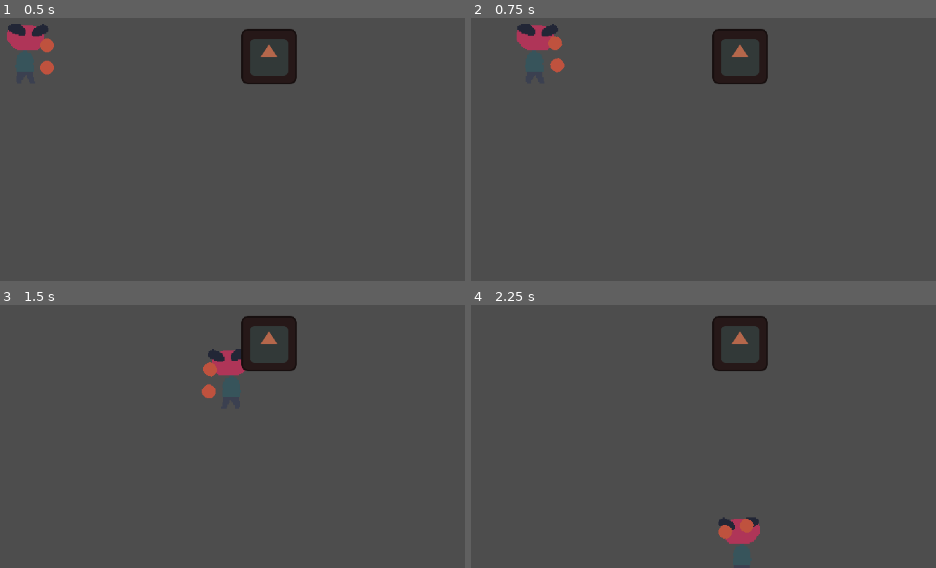
Above: before the commit, frames 1-4 (two rows, left to right).
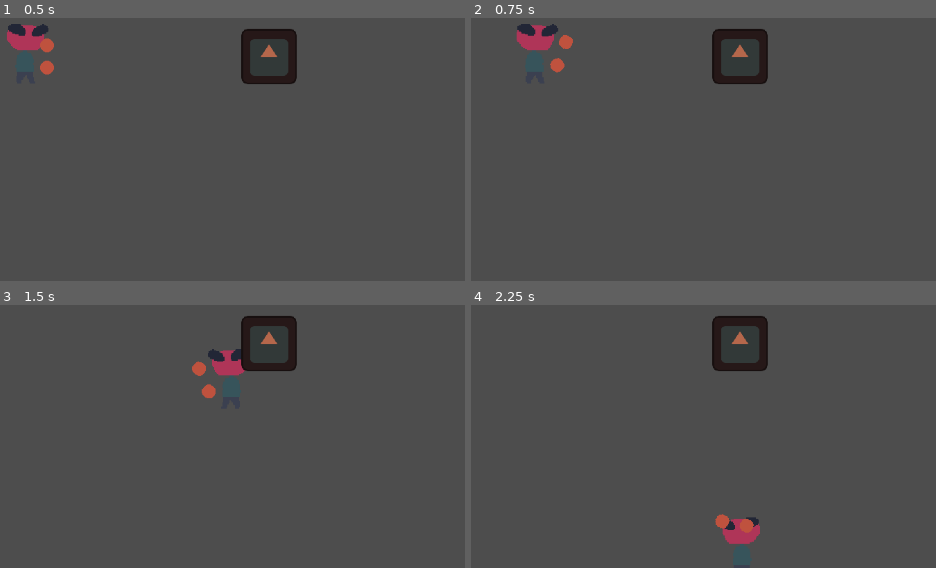
Above: after the commit, the same moments.

Repository: artemvandalovski/Salty-John
Game: Godot game, scene res://levels/Office.tscn
The game is run twice, just before and just after one commit, with the same random seed, the same clock (stepped at 60 frames per second) and the same inputs. The engine's default icon, where the game draws it, is replaced by a stand-in: a white triangle on a blue panel in a dark square.
Inputs (mouse positions are in pixels of both pictures, inside the frame that each line leads up to):
- Up to frame 1 (0.5 s): no input
- Up to frame 2 (0.75 s): tap Enter at 0.5 s; move the mouse to (750, 33) at 0.52 s; hold D (right) from 0.53 s (still down); click (750, 33) at 0.6 s
- Up to frame 3 (1.5 s): move the mouse to (outside the picture) at 1.27 s; release D (right) at 1.28 s; hold S (down) from 1.28 s (still down); right-click (outside the picture) at 1.35 s
- Up to frame 4 (2.25 s): move the mouse to (outside the picture) at 2.02 s; release S (down) at 2.03 s; hold D (right) from 2.03 s (still down); click (outside the picture) at 2.1 s

Frame 1 is identical in both runs. In frame 2, 0.2% of the frame differs, in the area x 16-22%, y 6-13%; in frame 3, 0.2%; in frame 4, 0.2%, in the area x 52-57%, y 79-89%.
Error before the commit: Parse Error: Identifier "collision" not declared in the current scope. (res://player/fists/Fists.gd:46)

Commit message:
enemy hit knockback

Diff:
--- a/common/damage/Hurtbox.gd
+++ b/common/damage/Hurtbox.gd
@@ -17,3 +17,8 @@
 
 	if owner.has_method("take_damage"):
 		owner.take_damage(hitbox.damage)
+
+	if owner.has_method("take_knockback"):
+		if hitbox.owner.has_method("get_knockback"):
+			var kb = hitbox.owner.get_knockback()
+			owner.take_knockback(kb)
--- a/common/weapons/Weapon.gd
+++ b/common/weapons/Weapon.gd
@@ -1,6 +1,10 @@
 class_name Weapon
 extends Node2D
 
+@export var breakable = false
+@export var pickable = false
 @export var durability = 1
 
-@onready var pickup_area = $PickupArea2D
+@onready var pickup_area = $PickupArea
+
+var holder
--- a/common/weapons/Weapon.tscn
+++ b/common/weapons/Weapon.tscn
@@ -7,7 +7,7 @@
 [node name="Weapon" type="Node2D"]
 script = ExtResource("1_y8q0l")
 
-[node name="PickupArea2D" type="Area2D" parent="."]
+[node name="PickupArea" type="Area2D" parent="."]
 
-[node name="CollisionShape2D" type="CollisionShape2D" parent="PickupArea2D"]
+[node name="CollisionShape2D" type="CollisionShape2D" parent="PickupArea"]
 shape = SubResource("CircleShape2D_kn7qb")
--- a/enemies/Enemy.gd
+++ b/enemies/Enemy.gd
@@ -1,8 +1,24 @@
 class_name Enemy
 extends CharacterBody2D
 
+const FRICTION = 0.8
+
 @export var health := 3
+@export var mass := 1
 
 
+func _physics_process(delta):
+	handle_movement()
+
+
+func handle_movement():
+	velocity *= FRICTION
+	move_and_slide()
+
 func take_damage(dmg: int):
-	print("Damage ", dmg)
+	health -= dmg
+	if health <= 0:
+		pass
+
+func take_knockback(kb: Vector2):
+	velocity += kb / mass
--- a/player/John.gd
+++ b/player/John.gd
@@ -10,10 +10,6 @@
 
 func _ready():
 	Global.player = self
-
-
-func _process(delta):
-	pass
 
 
 func _physics_process(delta):
--- a/player/WeaponContainer.gd
+++ b/player/WeaponContainer.gd
@@ -17,6 +17,7 @@
 	look_at(get_global_mouse_position())
 
 
-func set_weapon(weapon: Node2D):
+func set_weapon(weapon: Weapon):
 	hand.add_child(weapon)
+	weapon.holder = owner
 	current_weapon = weapon
--- a/player/fists/Fists.gd
+++ b/player/fists/Fists.gd
@@ -1,4 +1,4 @@
-extends Node2D
+extends Weapon
 
 const PUNCH_DEPTH = 16.0 # how far the fists will go for a punch
 const CHARGE_DEPTH = 8.0 # how far the fists will go back while charging
@@ -43,6 +43,7 @@
 	return max(charge - CHARGE_RATE * delta, MAX_CHARGE)
 
 func punch(fist: Area2D, charge: float):
+	var collision: CollisionShape2D = fist.find_child("CollisionShape2D")
 	if collision == null: return
 	collision.disabled = false
 
@@ -52,3 +53,9 @@
 
 	await punch_tween.finished
 	collision.disabled = true
+
+func get_knockback() -> Vector2:
+	var dir = Vector2(cos(global_rotation), sin(global_rotation))
+	return holder.velocity\
+		+ (dir * max(400*l_charge,200))\
+		+ (dir * max(400*r_charge,200))
--- a/player/fists/Fists.tscn
+++ b/player/fists/Fists.tscn
@@ -1,34 +1,35 @@
-[gd_scene load_steps=6 format=3 uid="uid://btxwmu2dhnxsd"]
+[gd_scene load_steps=7 format=3 uid="uid://b1eycdjhng3h"]
 
 [ext_resource type="Script" path="res://player/fists/Fists.gd" id="1_iai7p"]
+[ext_resource type="PackedScene" uid="uid://7fmia0sa61r4" path="res://common/weapons/Weapon.tscn" id="1_kcfb7"]
 [ext_resource type="Texture2D" uid="uid://caw1v7w1swthd" path="res://player/fists/fist.png" id="2_v5aav"]
 [ext_resource type="Script" path="res://common/damage/Hitbox.gd" id="3_h3f6g"]
 
-[sub_resource type="CircleShape2D" id="CircleShape2D_m70bk"]
+[sub_resource type="CircleShape2D" id="CircleShape2D_krdlf"]
 
-[sub_resource type="CircleShape2D" id="CircleShape2D_1bpkb"]
+[sub_resource type="CircleShape2D" id="CircleShape2D_nkbl8"]
 
-[node name="Fists" type="Node2D"]
+[node name="Fists" instance=ExtResource("1_kcfb7")]
 script = ExtResource("1_iai7p")
 
-[node name="LeftFist" type="Area2D" parent="."]
+[node name="LeftFist" type="Area2D" parent="." index="1"]
 position = Vector2(0, -16)
 script = ExtResource("3_h3f6g")
 
-[node name="Sprite" type="Sprite2D" parent="LeftFist"]
+[node name="Sprite" type="Sprite2D" parent="LeftFist" index="0"]
 texture = ExtResource("2_v5aav")
 
-[node name="CollisionShape2D" type="CollisionShape2D" parent="LeftFist"]
-shape = SubResource("CircleShape2D_m70bk")
+[node name="CollisionShape2D" type="CollisionShape2D" parent="LeftFist" index="1"]
+shape = SubResource("CircleShape2D_krdlf")
 disabled = true
 
-[node name="RightFist" type="Area2D" parent="."]
+[node name="RightFist" type="Area2D" parent="." index="2"]
 position = Vector2(0, 16)
 script = ExtResource("3_h3f6g")
 
-[node name="Sprite" type="Sprite2D" parent="RightFist"]
+[node name="Sprite" type="Sprite2D" parent="RightFist" index="0"]
 texture = ExtResource("2_v5aav")
 
-[node name="CollisionShape2D" type="CollisionShape2D" parent="RightFist"]
-shape = SubResource("CircleShape2D_1bpkb")
+[node name="CollisionShape2D" type="CollisionShape2D" parent="RightFist" index="1"]
+shape = SubResource("CircleShape2D_nkbl8")
 disabled = true
